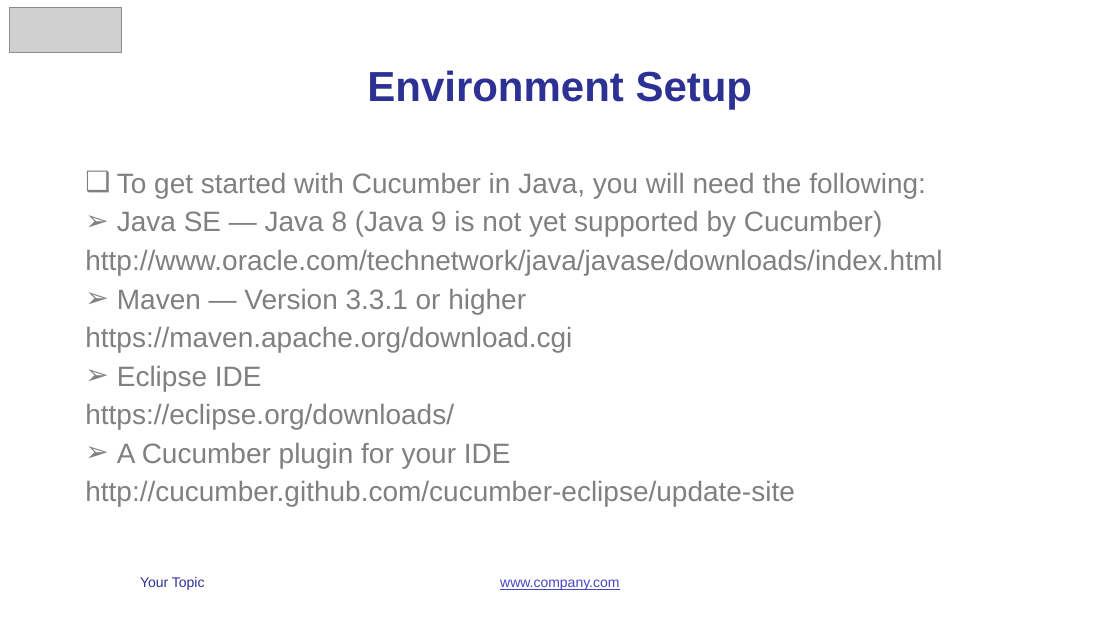
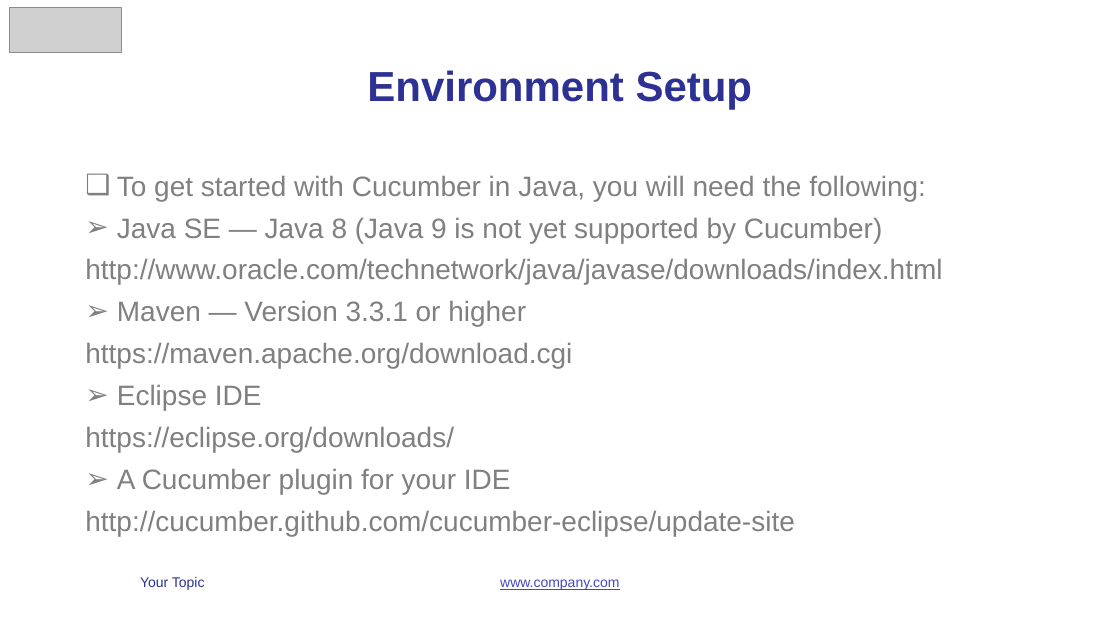
Before and after one commit to vunguyen2588/Cucumber, a slide deck: slide 6 of b4uconference_cucumber_slide.pptx (slide 5 before the commit). Drawn at 1120x630 pixels with LibreOffice and Linux fonts; fonts in the diff are those of the drawing; grey boxes stand for pictures. Boxes give left, top, right and bottom in pixels: in the first picture for what was removed or moved away, otherwise in the second. Text is boxed around its words. In the diff, an @@ line names an element or a change of style, - is before the commit and + after.

```diff
--- a/b4uconference_cucumber_slide.pptx
+++ b/b4uconference_cucumber_slide.pptx
@@ text "To get started with Cucumber ..." at bbox=[85, 176, 942, 536]: line spacing 0.8 to 0.9 @@
```
Also in this commit, not shown: 4 other slides changed, 2 slides added, 26 other files.
